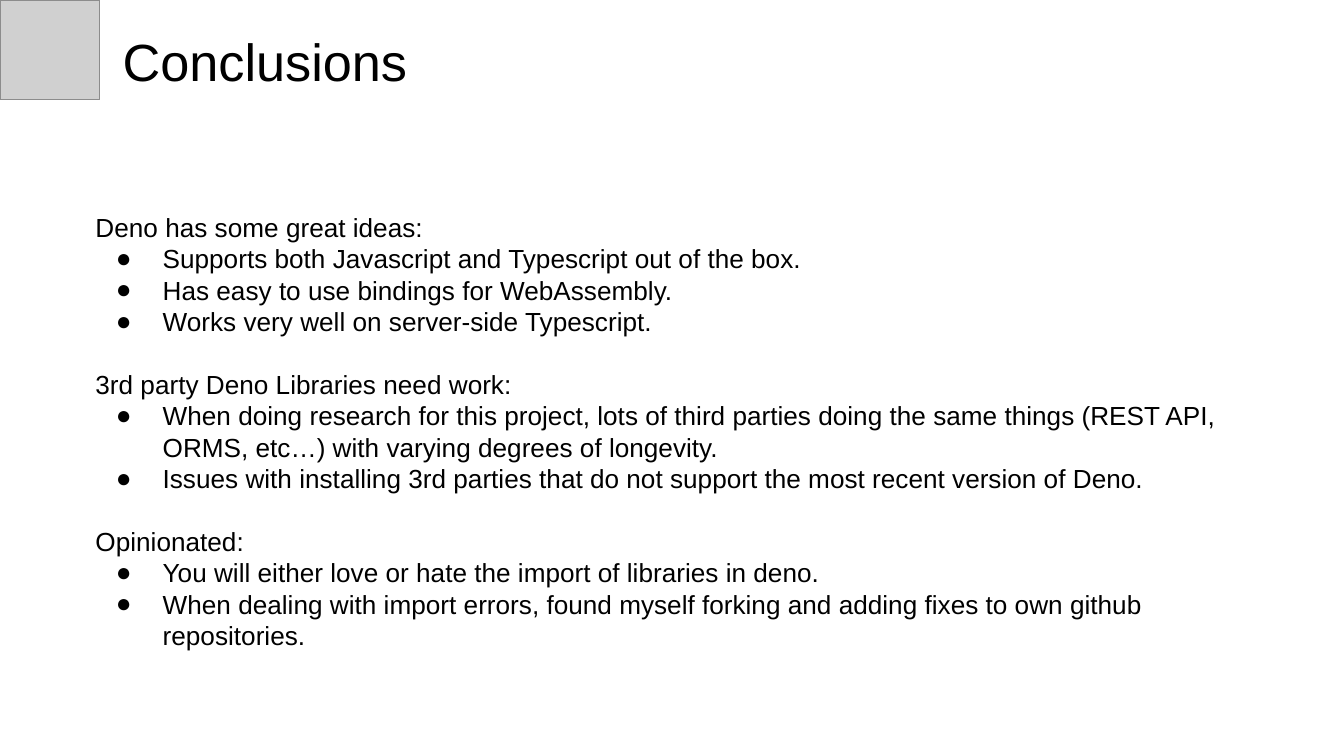
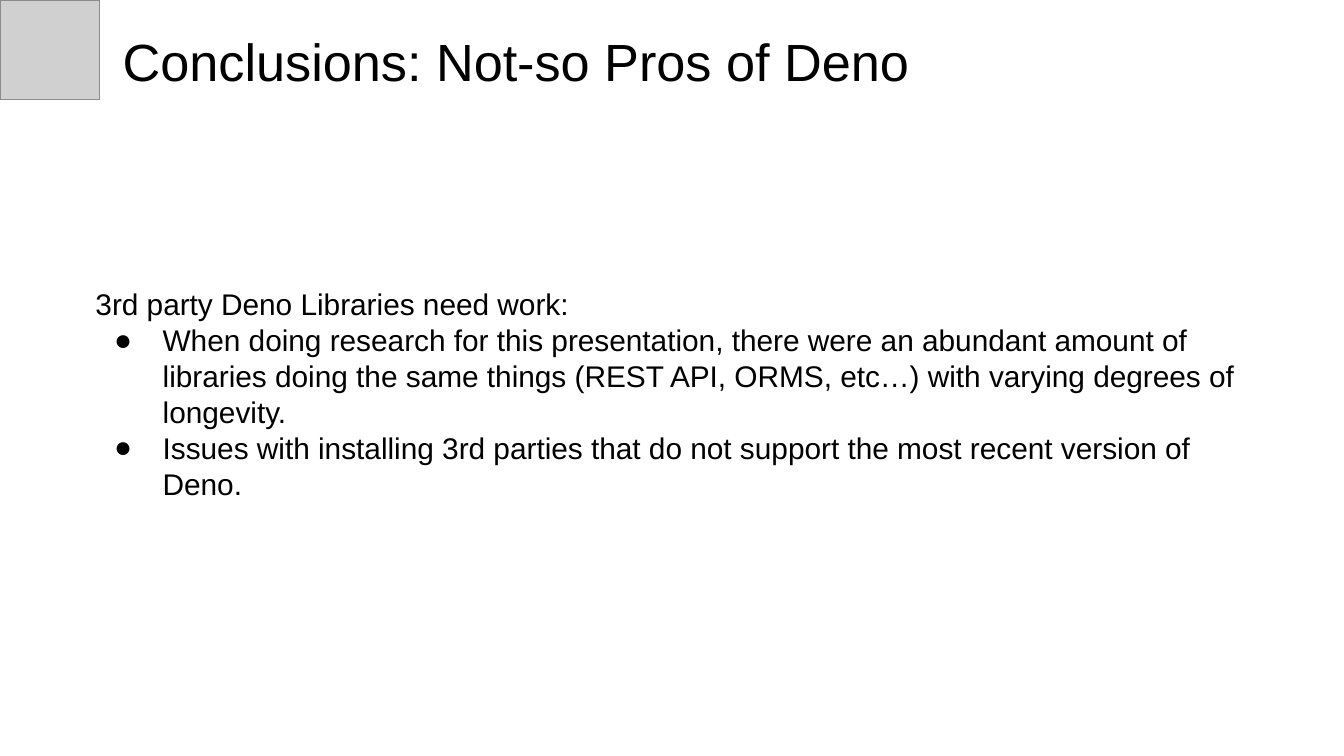
Before and after one commit to michaelachrisco/deno-developer-talk, a slide deck: slide 11 of Introduction to Deno.pptx (slide 10 before the commit). Drawn at 1344x756 pixels with LibreOffice and Linux fonts; fonts in the diff are those of the drawing; grey boxes stand for pictures. Boxes give left, top, right and bottom in pixels: in the first picture for what was removed or moved away, otherwise in the second. Text is boxed around its words. In the diff, an @@ line names an element or a change of style, - is before the commit and + after.

```diff
--- a/Introduction to Deno.pptx
+++ b/Introduction to Deno.pptx
@@ title at [123,43,909,82]: text changed @@
-Conclusions
+Conclusions: Not-so Pros of Deno
@@ text at [95,218,800,337]: paragraphs removed @@
-Deno has some great ideas:
-● Supports both Javascript and Typescript out of the box.
-● Has easy to use bindings for WebAssembly.
-● Works very well on server-side Typescript.
@@ text "3rd party Deno Libraries need ...": place and size @@
-text "3rd party Deno Libraries need ..." at [95,218,1214,651]
+text "3rd party Deno Libraries need ..." at [95,293,1234,496]
@@ text at [95,293,1190,496]: size 14 to 16 pt in "3rd party Deno Libraries need work:", "Issues with installing 3rd parties that do ..."; indent changed @@
@@ text at [163,329,1234,428]: text changed; size 14 to 16 pt @@
-● When doing research for this project, lots of third parties doing the same things (REST API, ORMS, etc…) with varying degrees of longevity.
+● When doing research for this presentation, there were an abundant amount of libraries doing the same things (REST API, ORMS, etc…) with varying degrees of longevity.
@@ text at [95,532,1141,651]: paragraphs removed @@
-Opinionated:
-● You will either love or hate the import of libraries in deno.
-● When dealing with import errors, found myself forking and adding fixes to own github repositories.
```
Also in this commit, not shown: 7 other slides changed, 4 slides added, 1 other file.
